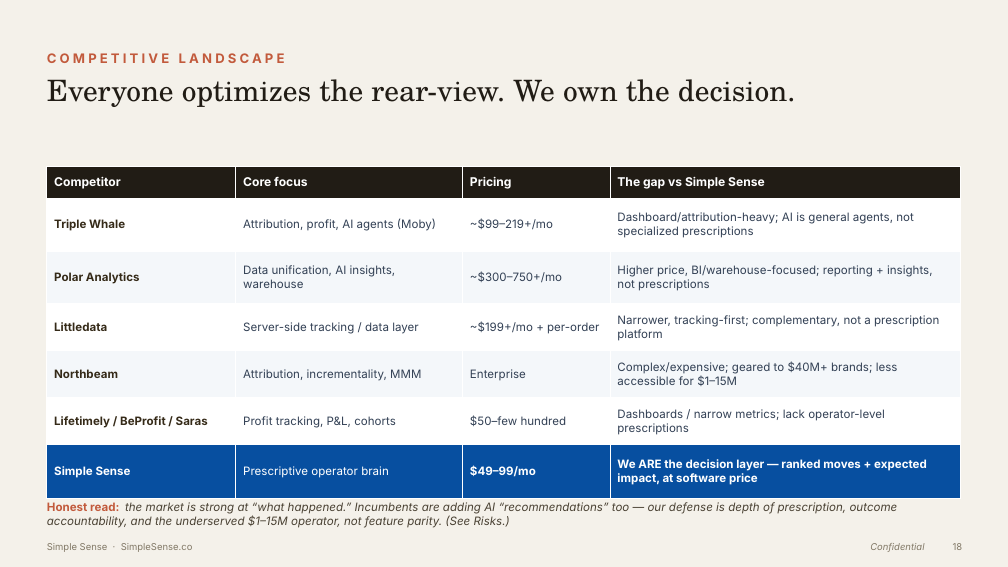
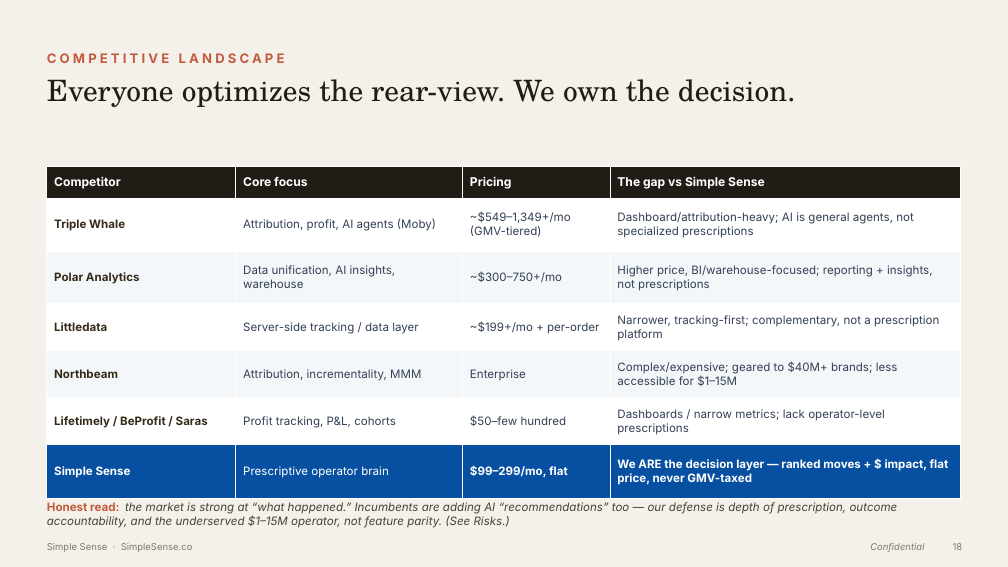
Before and after one commit to simplesense/simplesense.co, a slide deck: slide 18 of Simple_Sense_Investor_Deck.pptx. Drawn at 1008x567 pixels with LibreOffice and Linux fonts; fonts in the diff are those of the drawing. Boxes give left, top, right and bottom in pixels: in the first picture for what was removed or moved away, otherwise in the second. Text is boxed around its words. In the diff, an @@ line names an element or a change of style, - is before the commit and + after.

```diff
--- a/Simple_Sense_Investor_Deck.pptx
+++ b/Simple_Sense_Investor_Deck.pptx
@@ table at box(47, 166, 961, 489) @@
-row 2, column 3: ~$99–219+/mo
+row 2, column 3: ~$549–1,349+/mo (GMV-tiered)
-row 7, column 3: $49–99/mo
+row 7, column 3: $99–299/mo, flat
-row 7, column 4: We ARE the decision layer — ranked moves + expected impact, at software price
+row 7, column 4: We ARE the decision layer — ranked moves + $ impact, flat price, never GMV-taxed
```
Also in this commit, not shown: 6 other slides changed, 35 other files.
